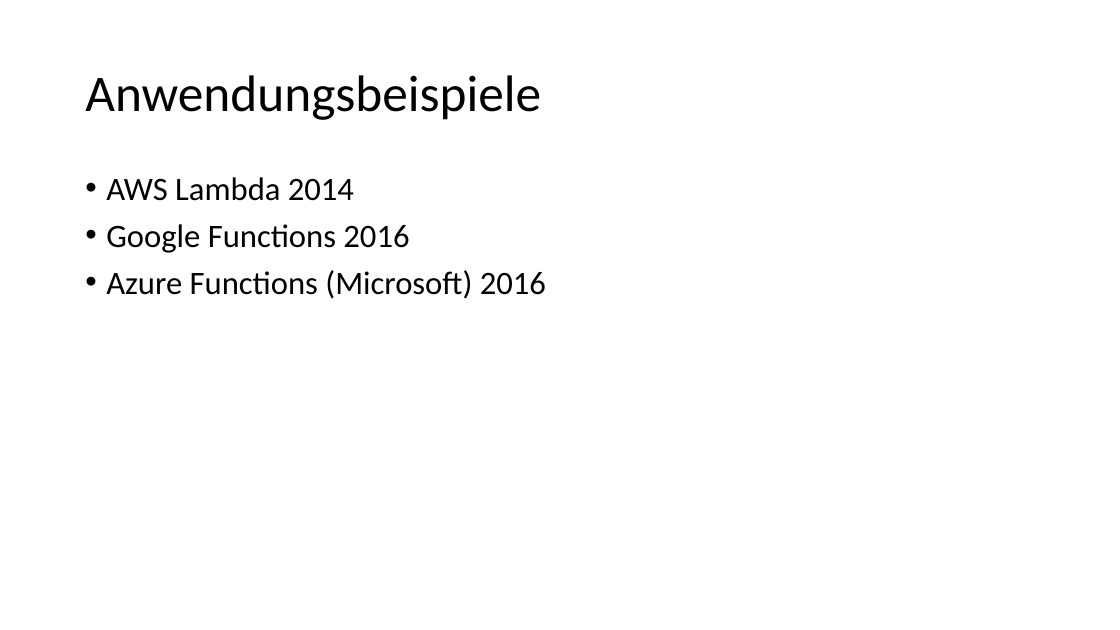
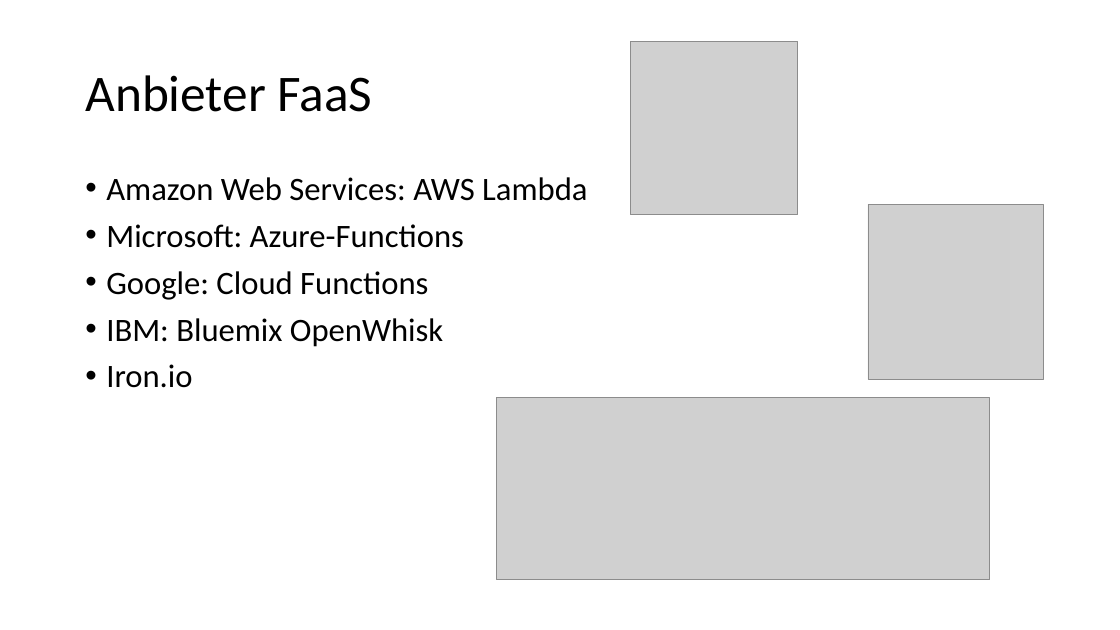
Before and after one commit to Philwi/HTWDresdenIMBeleg, a slide deck: slide 37 of FaaS.pptx (slide 15 before the commit). Drawn at 1120x630 pixels with LibreOffice and Linux fonts; fonts in the diff are those of the drawing; grey boxes stand for pictures. Boxes give left, top, right and bottom in pixels: in the first picture for what was removed or moved away, otherwise in the second. Text is boxed around its words. In the diff, an @@ line names an element or a change of style, - is before the commit and + after.

```diff
--- a/FaaS.pptx
+++ b/FaaS.pptx
@@ picture added at (x1=630, y1=41, x2=798, y2=215) @@
@@ title at (x1=85, y1=75, x2=373, y2=112): text changed @@
-Anwendungsbeispiele
+Anbieter FaaS
@@ text at (x1=106, y1=177, x2=587, y2=388): text changed @@
-• AWS Lambda 2014
-• Google Functions 2016
-• Azure Functions (Microsoft) 2016
+• Amazon Web Services: AWS Lambda
+• Microsoft: Azure-Functions
+• Google: Cloud Functions
+• IBM: Bluemix OpenWhisk
+• Iron.io
@@ picture added at (x1=868, y1=204, x2=1043, y2=379) @@
@@ picture added at (x1=497, y1=397, x2=990, y2=580) @@
```
Also in this commit, not shown: 4 other slides changed, 30 slides added, 5 slides removed.
